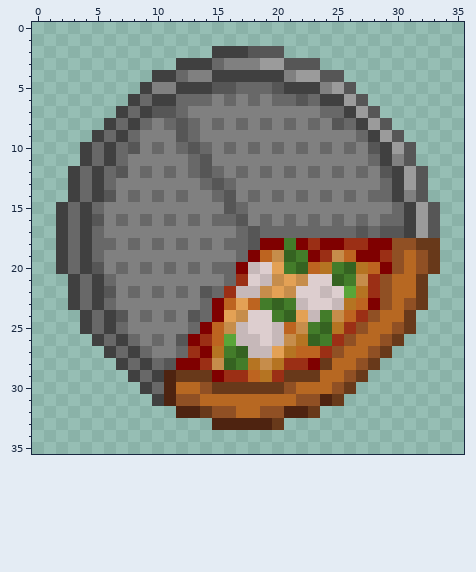
One commit to this pixel-art sprite: Assets/Sprites/Onethirdpizza.png. Above: the version before the commit.
The file is 36x36 pixels.
After:
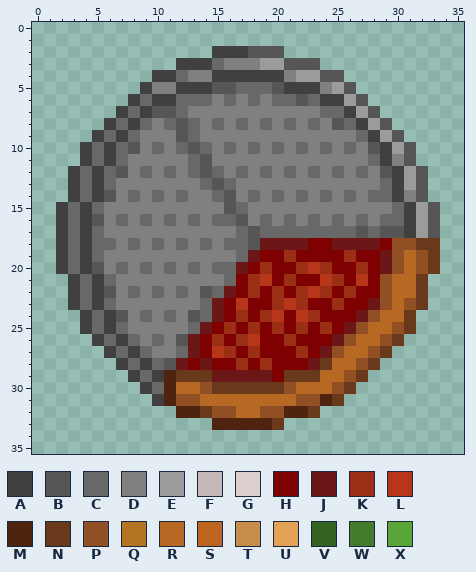
Palette (. is transparent): A #404040  B #565656  C #686868  D #808080  E #9b9b9b  F #c6b8b9  G #ddcecf  H #7f0000  J #6b1717  K #9b2f15  L #b73619  M #4e2310  N #68391a  P #905024  Q #b57422  R #b76822  S #bd6420  T #c68d4b  U #e3a155  V #356321  W #437c2a  X #59a538
Changes in this commit:
y 18: x 19..23 HHWHK -> JJJJH; x 25..28 HKKH -> JJJJ
y 19: x 18..22 HSTVW -> JHHKH; x 24..26 KTS -> HHK; x 29 K -> J
y 20: x 17..29 HFGUWVSQWVQSH -> JHKHHKLKHHKHJ
y 21: x 17..28 KGFTUTGGVWTK -> HKLHKHHLKHLH
y 22: x 16..28 KFFTUTGGFGXQK -> JHKHKHKLKHKHH
y 23: x 15..28 HSUSWVWFGGFQSH -> JHLHHKLKHHKHHJ
y 24: x 15..27 HUTGGWVUFWTSK -> JHKHKLHLKHHHJ
y 25: x 14..26 HSTFGGFSTWVQK -> JHKHKHKHKHKHJ
y 26: x 13..25 HKSXFFGFTQVWK -> JHKHKLHHKHHHJ
y 27: x 13 K -> J; x 15..24 QWVFFUQSSK -> LKHKHHHKHJ
y 28: x 12 H -> J; x 14..23 KTVWQTQKKH -> JHHKHKHHHJ
y 29: x 15..20 HKKSQK -> JJJJJH
